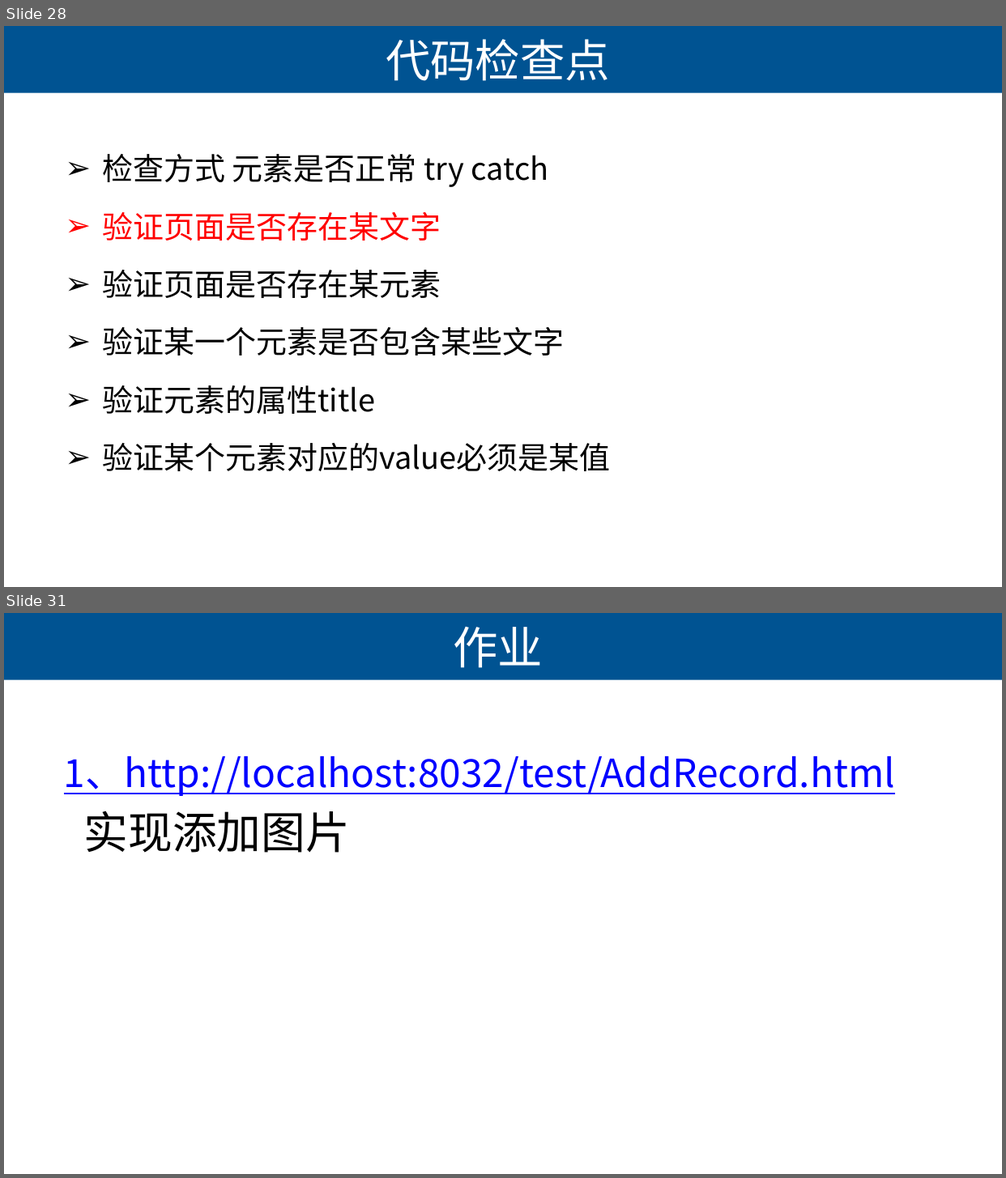
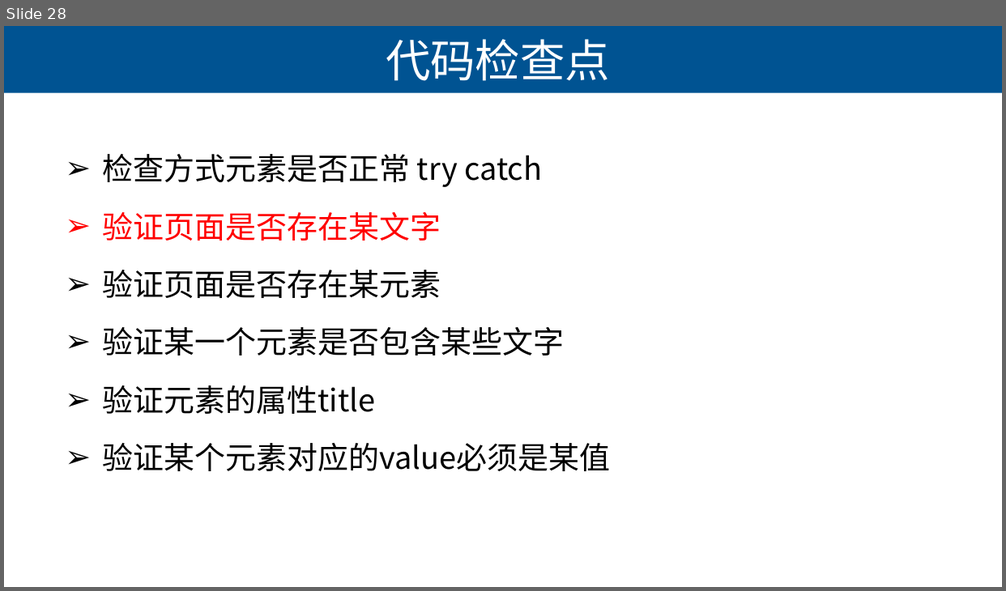
Before and after one commit to lihuanzhen2016/Selenium2019, a slide deck: PPT/05 WebDriver高级应用.pptx. Shown one above the other, each under a label of ours: slides 28 and 31 before the commit, slide 28 after it; the slides between them are not shown. The pictures are 1006x1178 and 1006x591 pixels, drawn with LibreOffice and Linux fonts; fonts in the diff are those of the drawing. Boxes give left, top, right and bottom in pixels: in the first picture for what was removed or moved away, otherwise in the second. Text is boxed around its words. In the diff, an @@ line names an element or a change of style, - is before the commit and + after.

Commit message:
testNG

```diff
--- a/PPT/05 WebDriver高级应用.pptx
+++ b/PPT/05 WebDriver高级应用.pptx
@@ slide 31 removed at box(4, 613, 1002, 1174), background #CCE8CF; not listed: 1 template element that a slide beside it also shows @@
@@ title removed at box(453, 627, 543, 668) @@
-作业
@@ text removed at box(64, 756, 895, 853) @@
-1、http://localhost:8032/test/AddRecord.html
-实现添加图片
@@ slide 28 changed as well @@
@@ background #CCE8CF to #FFFFFF @@
@@ text at box(103, 154, 542, 187): spaces changed @@
-➢ 检查方式 元素是否正常 try catch
+➢ 检查方式元素是否正常 try catch
```
Also in this commit, not shown: 27 other slides changed, 2 slides added, 2 other slides removed, 1 other file.
